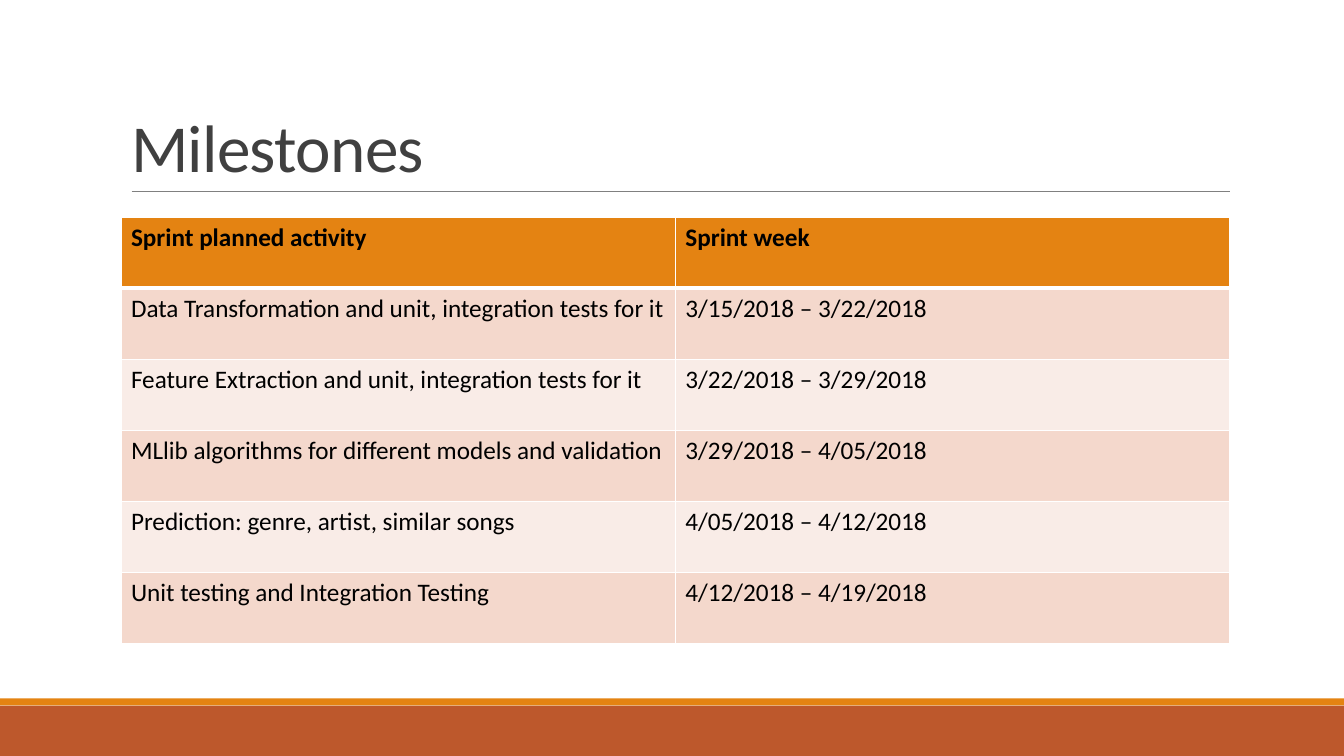
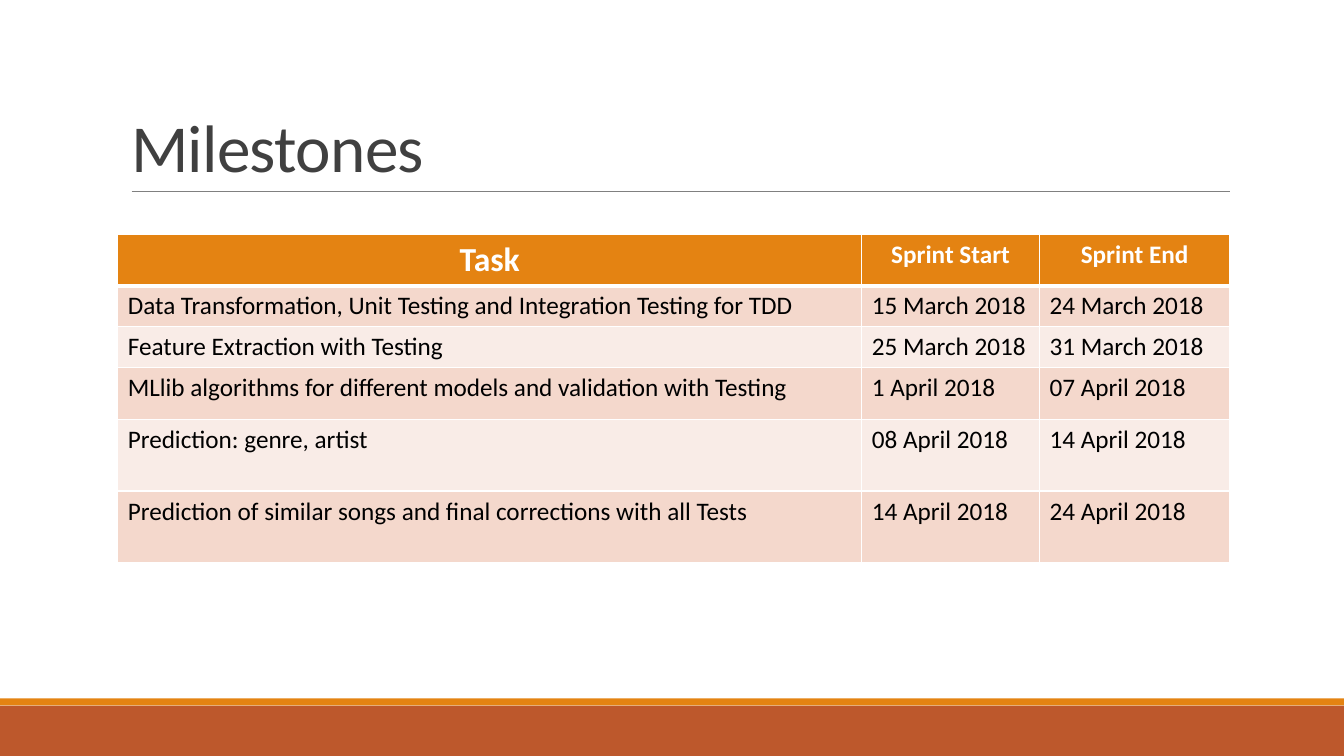
Before and after one commit to yingy4/csye7200-team2-spring2018, a slide deck: slide 5 of Genre Predictor from Lyrics.pptx. Drawn at 1344x756 pixels with LibreOffice and Linux fonts; fonts in the diff are those of the drawing. Boxes give left, top, right and bottom in pixels: in the first picture for what was removed or moved away, otherwise in the second. Text is boxed around its words. In the diff, an @@ line names an element or a change of style, - is before the commit and + after.

Commit message:
Add files via upload
Changes to integrate all corrections suggested and with time and date for milestones.

```diff
--- a/Genre Predictor from Lyrics.pptx
+++ b/Genre Predictor from Lyrics.pptx
@@ table at (118,235,1230,559) @@
-column 1: Sprint planned activity | Data Transformation and unit, integration tests for it | Feature Extraction and unit, integration tests for it | MLlib algorithms for different models and validation | Prediction: genre, artist, similar songs | Unit testing and Integration Testing
-column 2: Sprint week | 3/15/2018 – 3/22/2018 | 3/22/2018 – 3/29/2018 | 3/29/2018 – 4/05/2018 | 4/05/2018 – 4/12/2018 | 4/12/2018 – 4/19/2018
+column 1: Task | Data Transformation, Unit Testing and Integration Testing for TDD | Feature Extraction with Testing | MLlib algorithms for different models and validation with Testing | Prediction: genre, artist | Prediction of similar songs and final corrections with all Tests
+column 2: Sprint Start | 15 March 2018 | 25 March 2018 | 1 April 2018 | 08 April 2018 | 14 April 2018
+column 3: Sprint End | 24 March 2018 | 31 March 2018 | 07 April 2018 | 14 April 2018 | 24 April 2018
@@ table: place and size @@
-table at (121,217,1230,643)
+table at (118,235,1230,559)
```
Also in this commit, not shown: 3 other slides changed.
